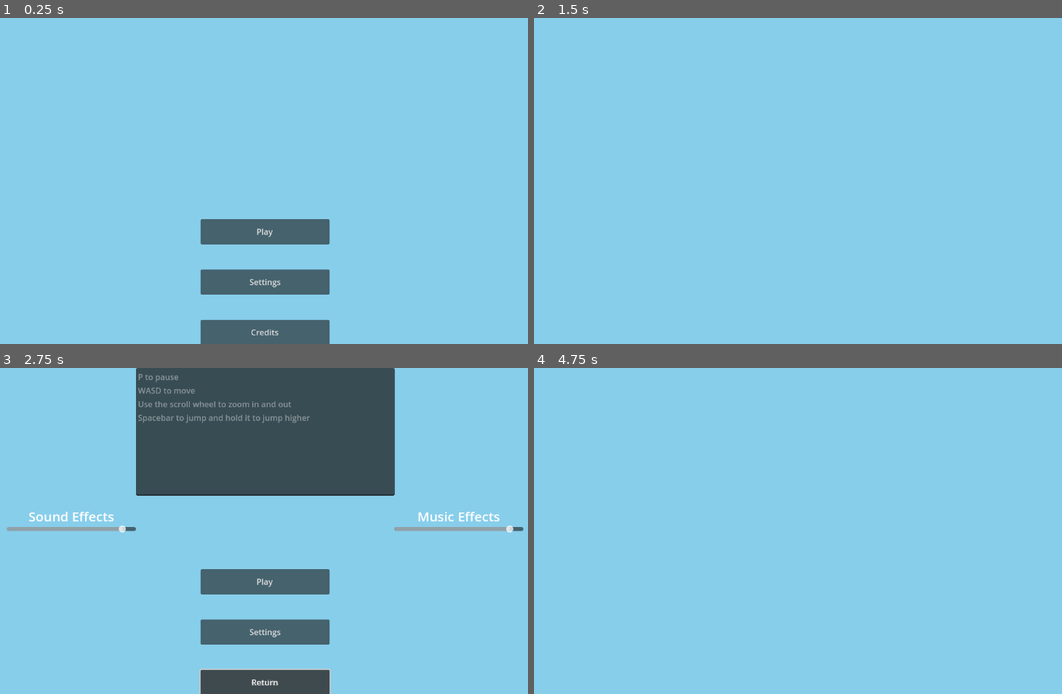
Above: before the commit, frames 1-4 (two rows, left to right).
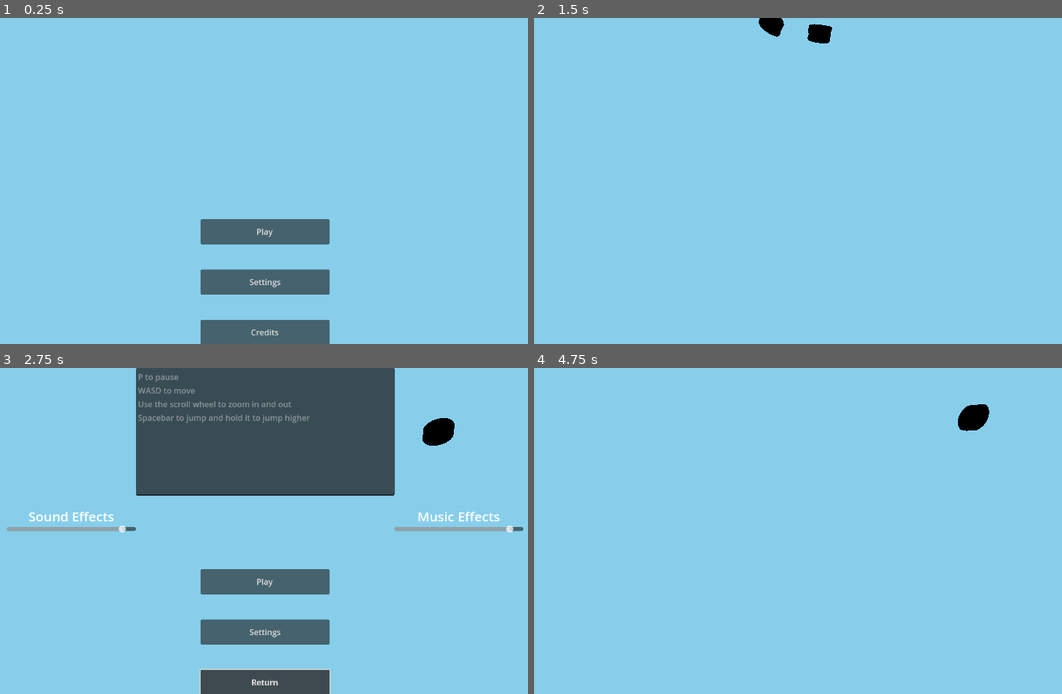
Above: after the commit, the same moments.

Repository: AlexTheAccount/Get-The-Biscuit
Game: Godot game, scene res://Tscn/UI/Main Menu.tscn
Same seed, same stepped clock (60 frames per second), same inputs: the game is played once before the commit and once after it. Sound files missing from this copy of the repository are replaced by a short silence.
Inputs (mouse positions are in pixels of both pictures, inside the frame that each line leads up to):
- Up to frame 1 (0.25 s): no input
- Up to frame 2 (1.5 s): click "Settings" at 0.5 s; tap Enter (ui_accept) at 1.25 s; move the mouse to (924, 164) at 1.27 s; hold D (Player Right) from 1.28 s (still down); hold Mouse wheel up (Zoom In) from 1.28 s (still down); click (924, 164) at 1.42 s
- Up to frame 3 (2.75 s): tap Enter (ui_accept) at 1.52 s; release D (Player Right) at 2 s; release Mouse wheel up (Zoom In) at 2 s; click "Return" at 2 s
- Up to frame 4 (4.75 s): click "Credits" at 2.75 s; move the mouse to (681, 547) at 3.52 s; hold S (Player Down) 3.53-4.28 s; tap Mouse wheel down (Zoom Out) at 3.6 s; tap Enter (ui_accept) at 3.77, 4.25 s; move the mouse to (856, 459) at 4.27 s; hold D (Player Right) from 4.28 s (still down); hold Mouse wheel up (Zoom In) from 4.28 s (still down)

The runs differ from the first frame. In frame 1, less than 0.1% of the frame differs, in the area x 38-63%, y 77-78%; in frame 2, 0.4%, in the area x 42-57%, y 0-8%; in frame 3, 0.4%; in frame 4, 0.4%.

Commit message:
added Falling Biscuits in Main Menu

Diff:
--- /dev/null
+++ b/get-the-biscuit/GD/FallingBiscuit.gd
@@ -0,0 +1,13 @@
+extends RigidBody3D
+
+
+# Called when the node enters the scene tree for the first time.
+func _ready() -> void:
+	pass # Replace with function body.
+
+
+# Called every frame. 'delta' is the elapsed time since the previous frame.
+func _process(delta: float) -> void:
+	if position.y < -8:
+		queue_free()
+	pass
--- /dev/null
+++ b/get-the-biscuit/GD/MMBackground.gd
@@ -0,0 +1,18 @@
+extends Node3D
+
+var fallingBiscuitLoad = load("uid://2wjckococ0tw")
+
+# Called when the node enters the scene tree for the first time.
+func _ready() -> void:
+	pass # Replace with function body.
+
+
+# Called every frame. 'delta' is the elapsed time since the previous frame.
+func _process(delta: float) -> void:
+	if randi_range(0, 50) == 1:
+		var addedFallingBiscuit = fallingBiscuitLoad.instantiate()
+		addedFallingBiscuit.position.y = 10
+		addedFallingBiscuit.position.x = randi_range(-10, 10)
+		addedFallingBiscuit.rotation = Vector3(randi_range(-10, 10), randi_range(-10, 10), randi_range(-10, 10))
+		add_child(addedFallingBiscuit)
+	pass
--- a/get-the-biscuit/GD/UI/MMControl.gd
+++ b/get-the-biscuit/GD/UI/MMControl.gd
@@ -2,6 +2,9 @@
 
 var levelLoad = load("uid://bjst3v4cmfhrq")
 var settingsLoad = load("uid://7plmkuylx88q")
+var creditsLoad = load("uid://cu4jhaanlju30")
+var mmBackground = load("uid://cvye3flbatt88")
+@onready var addedMMBackground = $MMBackground
 
 @onready var playNode := $Play
 @onready var settingsNode := $Settings
@@ -24,11 +27,15 @@
 	playNode.visible = not playNode.visible
 	settingsNode.visible = not settingsNode.visible
 	creditsNode.visible = not creditsNode.visible
+	if addedMMBackground == null:
+		var addedMMBackground = mmBackground.instantiate()
+		add_child(addedMMBackground)
 
 func _on_play_button_up() -> void:
 	ToggleAll()
 	GameManager.uiClickPlayer.play()
 	await get_tree().create_timer(GameManager.uiClickPlayer.stream.get_length()).timeout
+	addedMMBackground.queue_free()
 	GameManager.stageCounter = 0
 	var addedLevel = levelLoad.instantiate()
 	add_child(addedLevel)
@@ -47,6 +54,6 @@
 	ToggleAll()
 	GameManager.uiClickPlayer.play()
 	await get_tree().create_timer(GameManager.uiClickPlayer.stream.get_length()).timeout
-	var addedSettings = settingsLoad.instantiate()
-	add_child(addedSettings)
+	var addedCredits = creditsLoad.instantiate()
+	add_child(addedCredits)
 	pass # Replace with function body.
--- /dev/null
+++ b/get-the-biscuit/Tscn/Falling Biscuit.tscn
@@ -0,0 +1,10 @@
+[gd_scene load_steps=3 format=3 uid="uid://2wjckococ0tw"]
+
+[ext_resource type="Script" uid="uid://0wbbu6vgvq7i" path="res://GD/FallingBiscuit.gd" id="1_0otnu"]
+[ext_resource type="PackedScene" uid="uid://bwtiheu2rafh7" path="res://Tscn/Pickup/Pickups/Biscuit.tscn" id="1_l7ibp"]
+
+[node name="FallingBiscuit" type="RigidBody3D"]
+script = ExtResource("1_0otnu")
+
+[node name="Biscuit" parent="." instance=ExtResource("1_l7ibp")]
+transform = Transform3D(1, 0, 0, 0, 1, 0, 0, 0, 1, 0.356541, 0, 0.057439)
--- /dev/null
+++ b/get-the-biscuit/Tscn/MMBackground.tscn
@@ -0,0 +1,10 @@
+[gd_scene load_steps=2 format=3 uid="uid://cvye3flbatt88"]
+
+[ext_resource type="Script" uid="uid://d3hntmvbogaiv" path="res://GD/MMBackground.gd" id="1_angss"]
+
+[node name="MMBackground" type="Node3D"]
+script = ExtResource("1_angss")
+
+[node name="Camera3D" type="Camera3D" parent="."]
+transform = Transform3D(1, 0, 0, 0, 1, 0, 0, 0, 1, 0, 0, 8.8667)
+visible = false
--- a/get-the-biscuit/Tscn/UI/Credits Menu.tscn
+++ b/get-the-biscuit/Tscn/UI/Credits Menu.tscn
@@ -1,8 +1,8 @@
 [gd_scene load_steps=2 format=3 uid="uid://cu4jhaanlju30"]
 
-[ext_resource type="Script" uid="uid://dqvwvtgtgckcu" path="res://GD/UI/MMControl.gd" id="1_myumj"]
+[ext_resource type="Script" uid="uid://dn625ek8sfvsp" path="res://GD/UI/SettingsControl.gd" id="1_myumj"]
 
-[node name="Main Menu" type="Control"]
+[node name="Credits Menu" type="Control"]
 layout_mode = 3
 anchors_preset = 15
 anchor_right = 1.0
--- a/get-the-biscuit/Tscn/UI/Main Menu.tscn
+++ b/get-the-biscuit/Tscn/UI/Main Menu.tscn
@@ -1,8 +1,9 @@
-[gd_scene load_steps=4 format=3 uid="uid://cm6at32y0pl8t"]
+[gd_scene load_steps=5 format=3 uid="uid://cm6at32y0pl8t"]
 
 [ext_resource type="Script" uid="uid://dqvwvtgtgckcu" path="res://GD/UI/MMControl.gd" id="1_vuv5a"]
 [ext_resource type="AudioStream" uid="uid://b7eb3v4pjj7ny" path="res://MP3/UI Click.mp3" id="2_51q10"]
 [ext_resource type="AudioStream" uid="uid://dogn1v3mj8fr2" path="res://MP3/Get The Biscuits!.mp3" id="3_kdnj4"]
+[ext_resource type="PackedScene" uid="uid://cvye3flbatt88" path="res://Tscn/MMBackground.tscn" id="4_mnerx"]
 
 [node name="Main Menu" type="Control"]
 layout_mode = 3
@@ -68,6 +69,8 @@
 volume_db = -10.0
 bus = &"Music"
 
+[node name="MMBackground" parent="." instance=ExtResource("4_mnerx")]
+
 [connection signal="button_up" from="Play" to="." method="_on_play_button_up"]
 [connection signal="button_up" from="Settings" to="." method="_on_settings_button_up"]
 [connection signal="button_up" from="Credits" to="." method="_on_credits_button_up"]
Not shown, added: get-the-biscuit/GD/FallingBiscuit.gd.uid
Not shown, added: get-the-biscuit/GD/MMBackground.gd.uid
